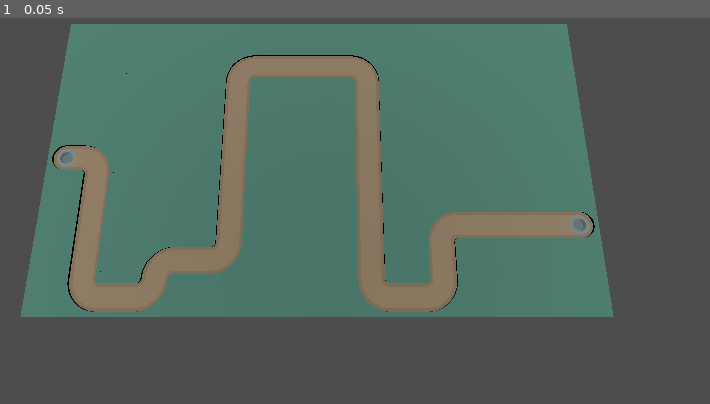
Above: before the commit, frame 1.
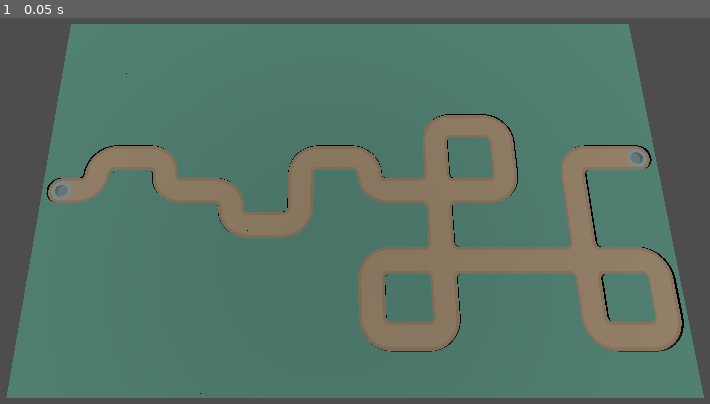
Above: after the commit, the same moment.

Repository: Kratso/Project-Sisyphus
Game: Godot game, scene res://scenes/main.tscn
Two runs of this game, one before a commit and one after it. Both use one fixed random seed, a clock stepped at 60 frames per second and the inputs below.
Inputs:
- Up to frame 1 (0.05 s): no input

The runs differ from the first frame. In frame 1, 45% of the frame differs, in the area x 0-100%, y 1-99%.

Commit message:
add basic looping mechanics

Diff:
--- a/scenes/main.tscn
+++ b/scenes/main.tscn
@@ -1,15 +1,17 @@
-[gd_scene load_steps=6 format=3 uid="uid://dk06b4rkn6qgg"]
+[gd_scene load_steps=7 format=3 uid="uid://dk06b4rkn6qgg"]
 
 [ext_resource type="Script" path="res://scripts/main.gd" id="1_5hxqx"]
 [ext_resource type="PackedScene" uid="uid://dx5ffp3neskiu" path="res://models/tile.glb" id="2_3ni8s"]
 [ext_resource type="PackedScene" uid="uid://dhubrbjjcpouv" path="res://models/tile_straight.glb" id="2_paplw"]
 [ext_resource type="PackedScene" uid="uid://c63yksbes8ecl" path="res://models/tile_cornerRound.glb" id="3_u2t3q"]
+[ext_resource type="PackedScene" uid="uid://bodwm2yf5shb3" path="res://models/tile_crossing.glb" id="4_8jvo1"]
 [ext_resource type="PackedScene" uid="uid://dmxi2e4s62ail" path="res://models/tile_endRoundSpawn.glb" id="5_kisrh"]
 
 [node name="Main" type="Node3D"]
 script = ExtResource("1_5hxqx")
 tile_straight = ExtResource("2_paplw")
 tile_corner = ExtResource("3_u2t3q")
+tile_crossroad = ExtResource("4_8jvo1")
 tile_empty = ExtResource("2_3ni8s")
 tile_start = ExtResource("5_kisrh")
 tile_end = ExtResource("5_kisrh")
--- a/scripts/main.gd
+++ b/scripts/main.gd
@@ -2,16 +2,24 @@
 
 @export var tile_straight: PackedScene
 @export var tile_corner: PackedScene
+@export var tile_crossroad: PackedScene
 @export var tile_empty: PackedScene
 @export var tile_start: PackedScene
 @export var tile_end: PackedScene
+@export var tile_enemy: PackedScene
 
-@export var map_length: int = 16
-@export var map_height: int = 9
-# Called when the node enters the scene tree for the first time.
+@export var map_length: int = 18
+@export var map_height: int = 11
+
+@export var min_path_size = 45
+@export var max_path_size = 70
+@export var min_loops = 2
+@export var max_loops = 7
+
 
 var _pathGen: PathGenerator
 
+# Called when the node enters the scene tree for the first time.
 func _ready():
 	_pathGen = PathGenerator.new(map_length, map_height)
 	_display_path()
@@ -22,11 +30,11 @@
 	pass
 
 func _display_path():
-	var _path: Array[Vector2i] = _pathGen.generate_path()
+	var _path: Array[Vector2i] = _pathGen.generate_path(true)
 
-	while _path.size() < 35:
+	while _path.size() < min_path_size or _path.size() > max_path_size or _pathGen.get_loop_count() < min_loops or _pathGen.get_loop_count() > max_loops:
 		print("faked out")
-		_path = _pathGen.generate_path()
+		_path = _pathGen.generate_path(true)
 	print(_path)
 
 # HOW THE SCORING WORKS
@@ -63,6 +71,8 @@
 			6:
 				tile = tile_corner.instantiate()
 				tile_rotation = Vector3(0, 180, 0)
+			15:
+				tile = tile_crossroad.instantiate()
 			_:
 				tile = tile_empty.instantiate()
 		add_child(tile)
--- a/scripts/path_generator.gd
+++ b/scripts/path_generator.gd
@@ -3,6 +3,7 @@
 
 var _grid_length: int
 var _grid_height: int
+var _loop_count: int
 
 var _path: Array[Vector2i]
 
@@ -13,8 +14,10 @@
 func get_path() -> Array[Vector2i]:
 	return _path
 
-func generate_path():
+func generate_path(add_loops: bool=false):
 	_path.clear();
+	_loop_count = 0
+	randomize()
 
 	var x: int = 0
 	var y: int = int(_grid_height / 2)
@@ -31,6 +34,10 @@
 			y += 1
 		elif choice == 2 and y > 1 and not _path.has(Vector2i(x, y - 1)):
 			y -= 1
+
+	if (add_loops):
+		_add_loops()
+
 	return _path
 
 func get_tile_score(tile: Vector2i) -> int:
@@ -45,3 +52,91 @@
 	score += 8 if _path.has(Vector2i(x - 1, y)) else 0
 
 	return score
+
+func _add_loops():
+	var loops_generated: bool = true
+
+	while loops_generated:
+		loops_generated = false
+		for i in range(_path.size()):
+			var loop: Array[Vector2i] = _is_loop_option(i)
+			# if size > 0, then a loop is found
+			if loop.size() > 0:
+				loops_generated = true
+				for j in range(loop.size()):
+					_path.insert(i + 1 + j, loop[j])
+
+func _is_loop_option(index: int) -> Array[Vector2i]:
+	var x: int = _path[index].x
+	var y: int = _path[index].y
+	var return_path: Array[Vector2i]
+
+	if (x < _grid_length - 1 and y > 1
+		and _tile_loc_free(x, y - 3) and _tile_loc_free(x + 1, y - 3) and _tile_loc_free(x + 2, y - 3)
+		and _tile_loc_free(x - 1, y - 2) and _tile_loc_free(x, y - 2) and _tile_loc_free(x + 1, y - 2) and _tile_loc_free(x + 2, y - 2) and _tile_loc_free(x + 3, y - 2)
+		and _tile_loc_free(x - 1, y - 1) and _tile_loc_free(x, y - 1) and _tile_loc_free(x + 1, y - 1) and _tile_loc_free(x + 2, y - 1) and _tile_loc_free(x + 3, y - 1)
+		and _tile_loc_free(x + 1, y) and _tile_loc_free(x + 2, y) and _tile_loc_free(x + 3, y)
+		and _tile_loc_free(x + 1, y + 1) and _tile_loc_free(x + 2, y + 1)):
+		return_path = [Vector2i(x + 1, y), Vector2i(x + 2, y), Vector2i(x + 2, y - 1), Vector2i(x + 2, y - 2), Vector2i(x + 1, y - 2), Vector2i(x, y - 2), Vector2i(x, y - 1)]
+
+		if _path[index - 1].y > y:
+			return_path.reverse()
+
+		_loop_count += 1
+		return_path.append(Vector2i(x, y))
+
+	elif (x > 2 and y > 1
+			and _tile_loc_free(x, y - 3) and _tile_loc_free(x - 1, y - 3) and _tile_loc_free(x - 2, y - 3)
+			and _tile_loc_free(x - 1, y) and _tile_loc_free(x - 2, y) and _tile_loc_free(x - 3, y)
+			and _tile_loc_free(x + 1, y - 1) and _tile_loc_free(x, y - 1) and _tile_loc_free(x - 2, y - 1) and _tile_loc_free(x - 3, y - 1)
+			and _tile_loc_free(x + 1, y - 2) and _tile_loc_free(x, y - 2) and _tile_loc_free(x - 1, y - 2) and _tile_loc_free(x - 2, y - 2) and _tile_loc_free(x - 3, y - 2)
+			and _tile_loc_free(x - 1, y + 1) and _tile_loc_free(x - 2, y + 1)):
+		return_path = [Vector2i(x, y - 1), Vector2i(x, y - 2), Vector2i(x - 1, y - 2), Vector2i(x - 2, y - 2), Vector2i(x - 2, y - 1), Vector2i(x - 2, y), Vector2i(x - 1, y)]
+
+		if _path[index - 1].x > x:
+			return_path.reverse()
+
+		_loop_count += 1
+		return_path.append(Vector2i(x, y))
+
+	elif (x < _grid_length - 1 and y < _grid_height - 2
+			and _tile_loc_free(x, y + 3) and _tile_loc_free(x + 1, y + 3) and _tile_loc_free(x + 2, y + 3)
+			and _tile_loc_free(x + 1, y - 1) and _tile_loc_free(x + 2, y - 1)
+			and _tile_loc_free(x + 1, y) and _tile_loc_free(x + 2, y) and _tile_loc_free(x + 3, y)
+			and _tile_loc_free(x - 1, y + 1) and _tile_loc_free(x, y + 1) and _tile_loc_free(x + 2, y + 1) and _tile_loc_free(x + 3, y + 1)
+			and _tile_loc_free(x - 1, y + 2) and _tile_loc_free(x, y + 2) and _tile_loc_free(x + 1, y + 2) and _tile_loc_free(x + 2, y + 2) and _tile_loc_free(x + 3, y + 2)):
+		return_path = [Vector2i(x + 1, y), Vector2i(x + 2, y), Vector2i(x + 2, y + 1), Vector2i(x + 2, y + 2), Vector2i(x + 1, y + 2), Vector2i(x, y + 2), Vector2i(x, y + 1)]
+
+		if _path[index - 1].y < y:
+			return_path.reverse()
+
+		_loop_count += 1
+		return_path.append(Vector2i(x, y))
+
+	elif (x > 2 and y < _grid_height - 2
+			and _tile_loc_free(x, y + 3) and _tile_loc_free(x - 1, y + 3) and _tile_loc_free(x - 2, y + 3)
+			and _tile_loc_free(x - 1, y - 1) and _tile_loc_free(x - 2, y - 1)
+			and _tile_loc_free(x - 1, y) and _tile_loc_free(x - 2, y) and _tile_loc_free(x - 3, y)
+			and _tile_loc_free(x + 1, y + 1) and _tile_loc_free(x, y + 1) and _tile_loc_free(x - 2, y + 1) and _tile_loc_free(x - 3, y + 1)
+			and _tile_loc_free(x + 1, y + 2) and _tile_loc_free(x, y + 2) and _tile_loc_free(x - 1, y + 2) and _tile_loc_free(x - 2, y + 2) and _tile_loc_free(x - 3, y + 2)):
+		return_path = [Vector2i(x, y + 1), Vector2i(x, y + 2), Vector2i(x - 1, y + 2), Vector2i(x - 2, y + 2), Vector2i(x - 2, y + 1), Vector2i(x - 2, y), Vector2i(x - 1, y)]
+
+		if _path[index - 1].x > x:
+			return_path.reverse()
+
+		_loop_count += 1
+		return_path.append(Vector2i(x, y))
+
+	return return_path
+
+## Returns true if there is a path tile at the x,y coordinate.
+func _tile_loc_free(x: int, y: int) -> bool:
+	return not _path.has(Vector2i(x, y))
+
+## Returns the number of loops currently in the path.
+func get_loop_count() -> int:
+	return _loop_count
+
+## Returns the Vector2i path tile at the given index.
+func get_path_tile(index: int) -> Vector2i:
+	return _path[index]
